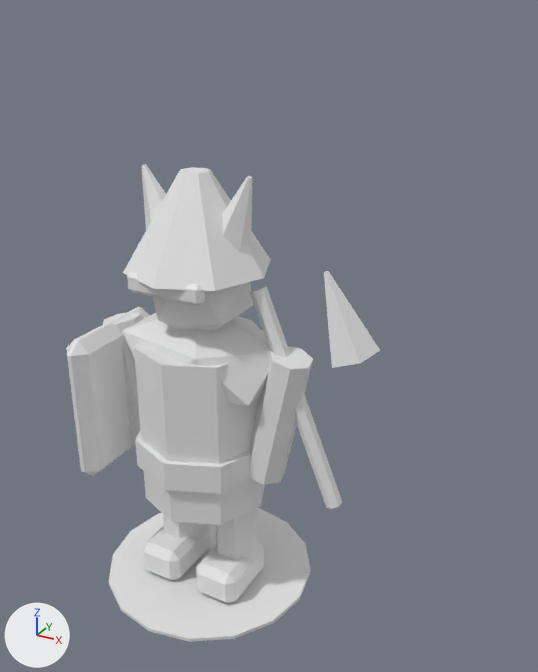
An edit to the FBX model Assets/Art/Models/Generated/Boss.fbx, drawn before and after from the same camera.
One viewpoint serves both versions: a camera (50 mm lens) standing at (2.51, -3.65, 3.8) and looking at (0.44, 0.11, 1.92). Every picture has the same lights, and +X, +Y and +Z are marked at lower left. The picture after the commit comes second. Where no turn or scale is listed for an object, it has been applied to the vertices.

Objects in the first picture: 'Arm.001', 'Belt', 'BlobShadow', 'Body', 'Boot', 'Boot.001', 'Head', 'Helmet', 'Shield', 'Shoulders', 'Weapon', 'WeaponBlade' and 6 more.
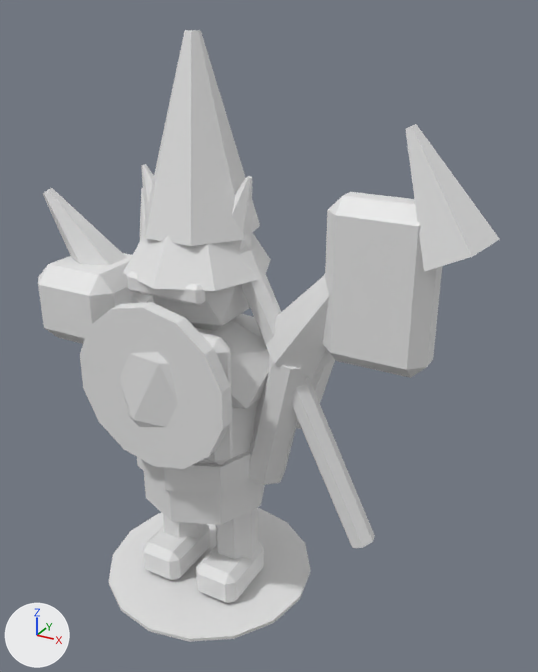
Where the change shows, as pixel boxes [x1, y1, x2, y2] in the pictures (538 x 672 px):
'BossCleaverHead', added: after [323, 192, 442, 378]
'Phase3_CoreRing', added: after [80, 302, 231, 469]
'Phase3_Crown', added: after [144, 30, 260, 246]
'Shield', deleted: before [66, 307, 150, 476]
'BossCleaverSpike', added: after [405, 124, 500, 271]
'BossCleaverHaft', added: after [239, 247, 375, 548]
'BossLeftPauldron', added: after [38, 253, 154, 344]
'Phase2_ShoulderShard_R', added: after [260, 275, 333, 379]
'Phase2_Core', added: after [119, 352, 178, 427]
'Weapon', deleted: before [250, 286, 342, 509]
'Phase2_ShoulderShard_L', added: after [43, 188, 153, 303]
'WeaponBlade', deleted: before [324, 271, 380, 368]
'BossCorePlate', added: after [199, 332, 233, 465]
'Phase3_BackBlade_R', added (mostly hidden): after [256, 274, 335, 429]
'Phase3_BackBlade_L', added (mostly hidden): after [139, 188, 145, 243]
'Body', unchanged, covered by the edit: before [134, 330, 265, 525]; after [144, 399, 265, 525]

The change, as a list of edits to the scene's bpy script:
```text
Add me_bosscleaverspike_mesh:
    me_bosscleaverspike_mesh.from_pydata([(0.149, 0.217, -0.306), (-0.149, 0.031, 0.306), (0.335, 0.067, -0.216), (-0.123, 0.01, 0.319), (0.264, -0.176, -0.251), (-0.133, -0.025, 0.314), (0.035, -0.176, -0.362), (-0.166, -0.025, 0.299), (-0.036, 0.067, -0.397), (-0.176, 0.01, 0.294)], [], [(0, 1, 3, 2), (2, 3, 5, 4), (4, 5, 7, 6), (3, 1, 9, 7, 5), (6, 7, 9, 8), (8, 9, 1, 0), (0, 2, 4, 6, 8)])
    me_bosscleaverspike_mesh.materials.append(mat_dc_fire)  # white #e7e7e7
Remove ob_weapon:
    ob_weapon = bpy.data.objects.new('Weapon', me_weapon_mesh)
Remove ob_shield:
    ob_shield = bpy.data.objects.new('Shield', me_shield_mesh)
Remove ob_weaponblade:
    ob_weaponblade = bpy.data.objects.new('WeaponBlade', me_weaponblade_mesh)
Add ob_phase3_backblade_r:
    ob_phase3_backblade_r = bpy.data.objects.new('Phase3_BackBlade_R', me_phase3_backblade_r_mesh)  # 12 vertices, 8 faces; spans x -0.515..0.282, y -0.51..0.252, z -0.76..0.633; in mat_dc_enemy (white #e7e7e7)
    ob_phase3_backblade_r.location = (0.651, 0.465, 1.984)
Add ob_bossleftpauldron:
    ob_bossleftpauldron = bpy.data.objects.new('BossLeftPauldron', me_bossleftpauldron_mesh)  # 24 vertices, 26 faces; spans x -0.326..0.326, y -0.326..0.326, z -0.264..0.264; in mat_dc_enemy (white #e7e7e7)
    ob_bossleftpauldron.location = (-0.837, 0.0, 1.984)
Add ob_bosscleaverhead:
    ob_bosscleaverhead = bpy.data.objects.new('BossCleaverHead', me_bosscleaverhead_mesh)  # 24 vertices, 26 faces; spans x -0.31..0.31, y -0.14..0.14, z -0.48..0.48; in mat_dc_fire (white #e7e7e7)
    ob_bosscleaverhead.location = (1.194, 0.0, 2.418)
Add ob_bosscleaverspike:
    ob_bosscleaverspike = bpy.data.objects.new('BossCleaverSpike', me_bosscleaverspike_mesh)
    ob_bosscleaverspike.location = (1.441, 0.0, 2.96)
Add ob_phase2_shouldershard_l:
    ob_phase2_shouldershard_l = bpy.data.objects.new('Phase2_ShoulderShard_L', me_phase2_shouldershard_l_mesh)  # 12 vertices, 8 faces; spans x -0.295..0.454, y -0.179..0.312, z -0.529..0.415; in mat_dc_fire (white #e7e7e7)
    ob_phase2_shouldershard_l.location = (-0.899, 0.031, 2.294)
Add ob_phase2_core:
    ob_phase2_core = bpy.data.objects.new('Phase2_Core', me_phase2_core_mesh)  # an icosphere of 20 faces spanning x -0.36..0.36, y -0.119..0.119, z -0.48..0.48; in mat_dc_fire (white #e7e7e7)
    ob_phase2_core.location = (0.0, -0.48, 1.736)
Add ob_phase3_backblade_l:
    ob_phase3_backblade_l = bpy.data.objects.new('Phase3_BackBlade_L', me_phase3_backblade_l_mesh)  # 12 vertices, 8 faces; spans x -0.282..0.515, y -0.51..0.252, z -0.76..0.633; in mat_dc_enemy (white #e7e7e7)
    ob_phase3_backblade_l.location = (-0.651, 0.465, 1.984)
Add ob_phase3_corering:
    ob_phase3_corering = bpy.data.objects.new('Phase3_CoreRing', me_phase3_corering_mesh)  # 28 vertices, 16 faces; spans x -0.514..0.514, y -0.047..0.047, z -0.527..0.527; in mat_dc_dark (white #e7e7e7)
    ob_phase3_corering.location = (0.0, -0.527, 1.736)
Add ob_bosscleaverhaft:
    ob_bosscleaverhaft = bpy.data.objects.new('BossCleaverHaft', me_bosscleaverhaft_mesh)  # 14 vertices, 9 faces; spans x -0.51..0.51, y -0.08..0.09, z -0.93..0.93; in mat_dc_enemy (white #e7e7e7)
    ob_bosscleaverhaft.location = (0.744, 0.0, 1.581)
Add ob_bosscoreplate:
    ob_bosscoreplate = bpy.data.objects.new('BossCorePlate', me_bosscoreplate_mesh)  # 24 vertices, 26 faces; spans x -0.403..0.403, y -0.085..0.085, z -0.434..0.434; in mat_dc_fire (white #e7e7e7)
    ob_bosscoreplate.location = (0.0, -0.31, 1.612)
Add ob_phase2_shouldershard_r:
    ob_phase2_shouldershard_r = bpy.data.objects.new('Phase2_ShoulderShard_R', me_phase2_shouldershard_r_mesh)  # 12 vertices, 8 faces; spans x -0.454..0.295, y -0.179..0.312, z -0.529..0.415; in mat_dc_fire (white #e7e7e7)
    ob_phase2_shouldershard_r.location = (0.899, 0.031, 2.294)
Add ob_phase3_crown:
    ob_phase3_crown = bpy.data.objects.new('Phase3_Crown', me_phase3_crown_mesh)  # a 7-sided cut cone along z (radius 0.372 at the low end, 0.046 at the high end) spanning x -0.363..0.363, y -0.335..0.372, z -0.558..0.558; in mat_dc_fire (white #e7e7e7)
    ob_phase3_crown.location = (0.0, 0.031, 3.131)
```
